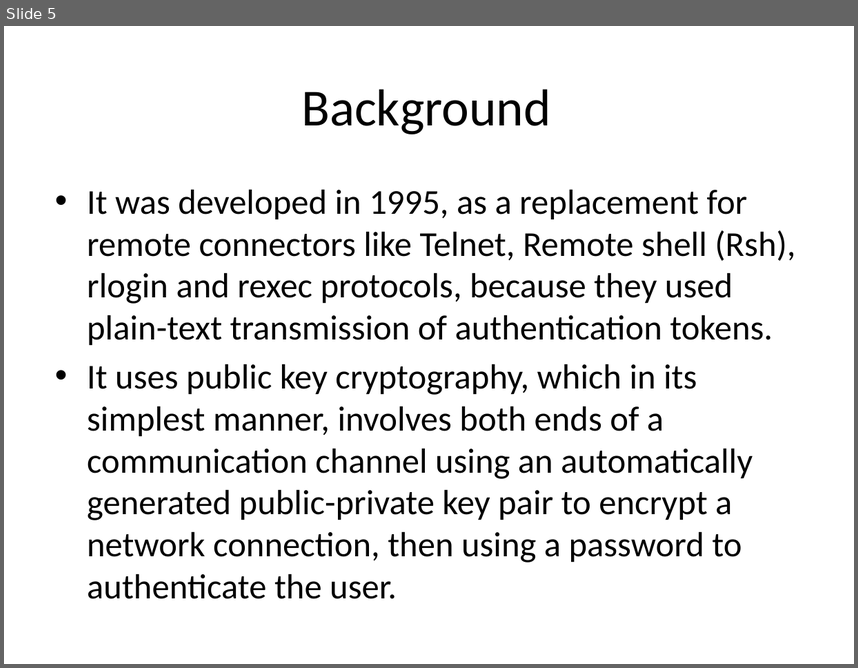
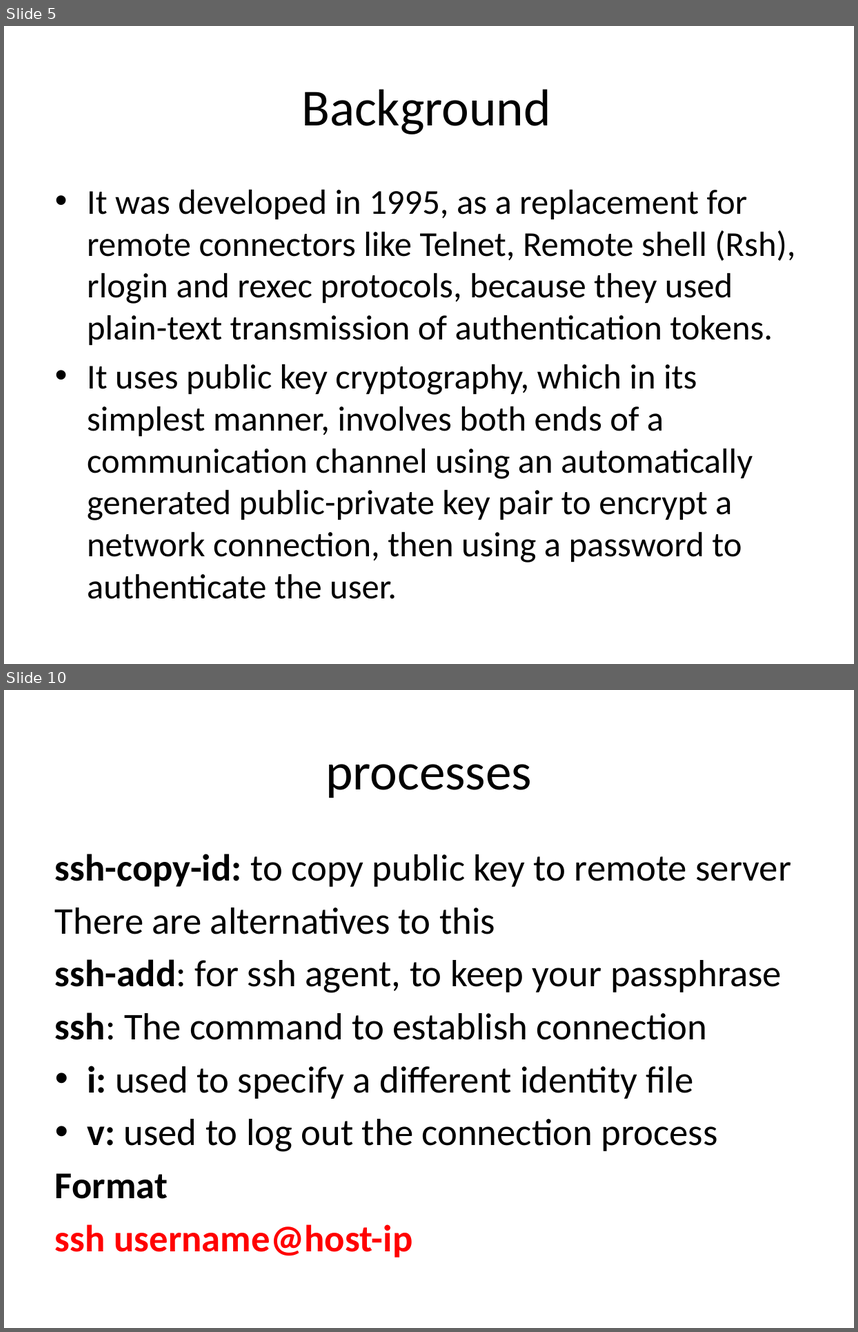
Before and after one commit to Dev-wonderful/Peer-learning-day, a slide deck: SSH-PLD.pptx. Shown one above the other, each under a label of ours: slide 5 before the commit, slides 5 and 10 after it; the slides between them are not shown. The pictures are 858x668 and 858x1332 pixels, drawn with LibreOffice and Linux fonts; fonts in the diff are those of the drawing. Boxes give left, top, right and bottom in pixels: in the first picture for what was removed or moved away, otherwise in the second. Text is boxed around its words. In the diff, an @@ line names an element or a change of style, - is before the commit and + after.

```diff
--- a/SSH-PLD.pptx
+++ b/SSH-PLD.pptx
@@ slide 10 added at (4, 690, 854, 1328), background #FFFFFF @@
@@ title added at (326, 764, 532, 798), 44 pt, text #000000 @@
+processes
@@ text added at (55, 854, 791, 1257), 32 pt, text #000000 @@
+ssh-copy-id: to copy public key to remote server
+There are alternatives to this
+ssh-add: for ssh agent, to keep your passphrase
+ssh: The command to establish connection
+• i: used to specify a different identity file
+• v: used to log out the connection process
+Format
+ssh username@host-ip
```
Also in this commit, not shown: 4 other slides added, 1 slide removed.
